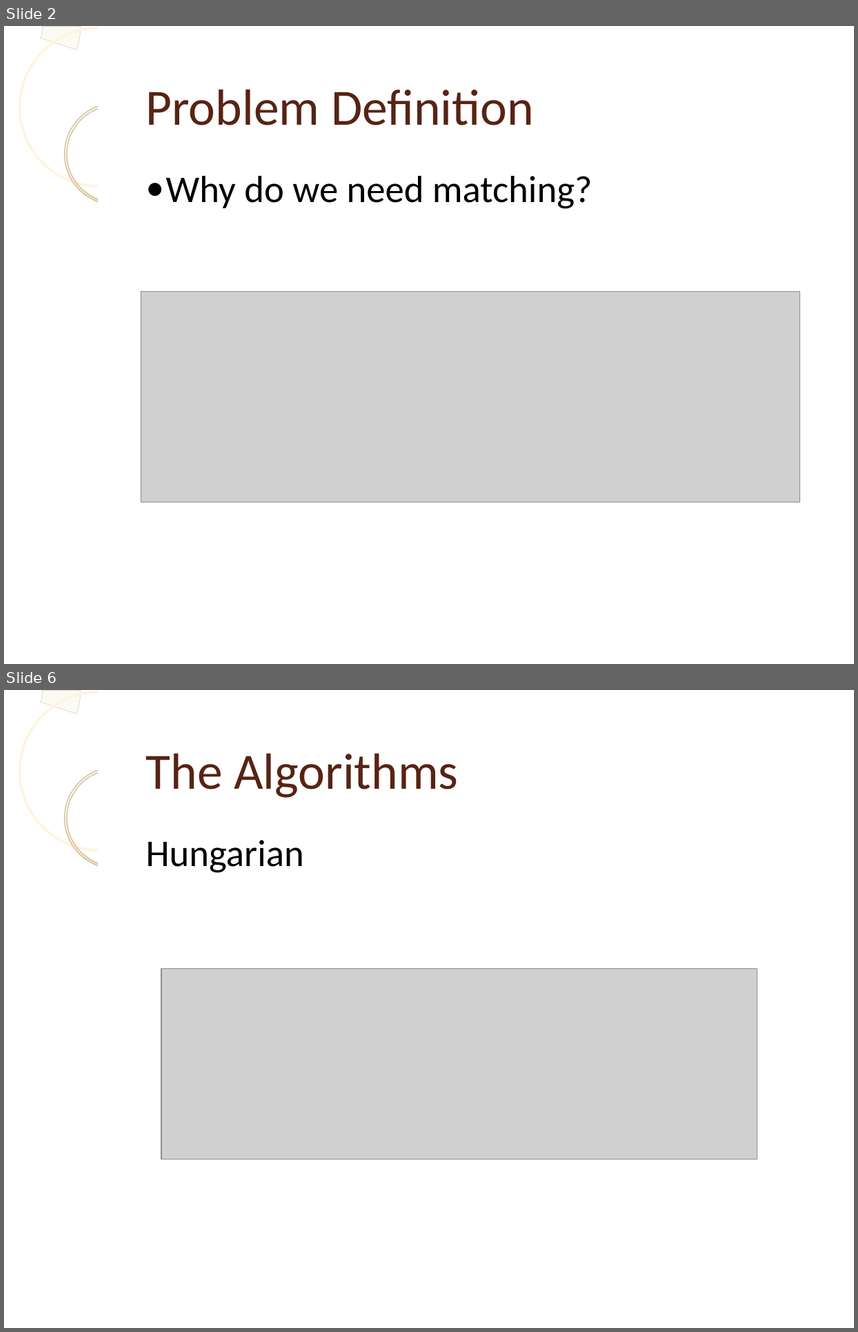
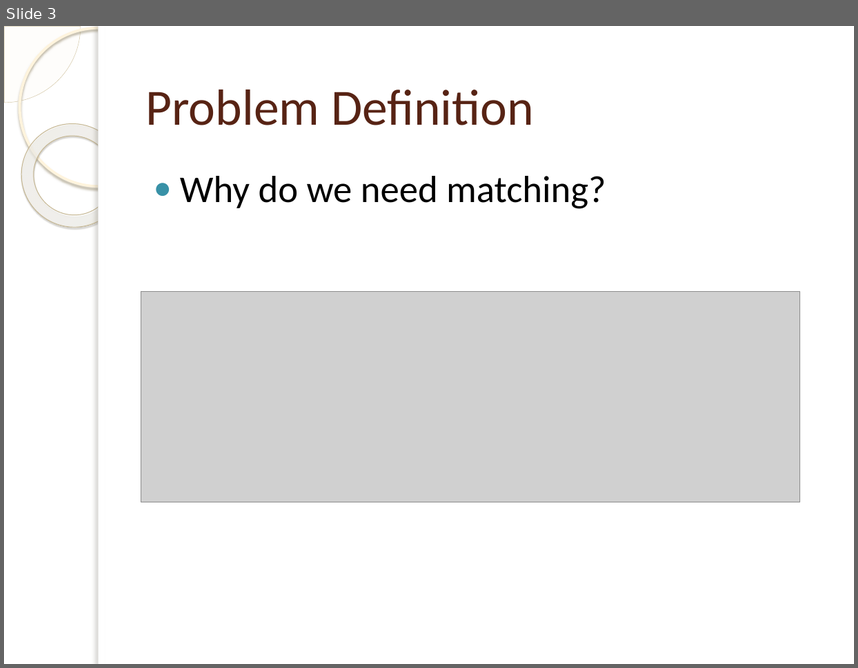
Before and after one commit to laurita/SimilaritySearch-project, a slide deck: presentation/presentation.pptx. Shown one above the other, each under a label of ours: slides 2 and 6 before the commit, slide 3 after it; the slides between them are not shown. The pictures are 858x1332 and 858x668 pixels, drawn with LibreOffice and Linux fonts; fonts in the diff are those of the drawing; grey boxes stand for pictures; background and template pictures are left out. Boxes give left, top, right and bottom in pixels: in the first picture for what was removed or moved away, otherwise in the second. Text is boxed around its words. In the diff, an @@ line names an element or a change of style, - is before the commit and + after.

```diff
--- a/presentation/presentation.pptx
+++ b/presentation/presentation.pptx
@@ slide 6 removed at <box>4,690,854,1328</box>, background picture (left out); not listed: 5 template elements that a slide beside it also shows @@
@@ text removed at <box>146,753,458,798</box> @@
-The Algorithms
@@ text removed at <box>146,840,304,873</box> @@
-Hungarian
@@ picture removed at <box>161,969,757,1159</box> @@
@@ what was slide 2 is now slide 3 @@
@@ slide 3 changed as well @@
@@ arch (boxed as its full ring) removed at <box>4,26,81,103</box> @@
@@ pie slice (boxed as its full ellipse) added at <box>4,26,81,103</box>, fill #FEFAF4 at 33% opacity, outline #D3C39F 0.25 pt @@
@@ ellipse at <box>19,27,177,186</box>: outline #FFF4DD 2.15 pt to #FFF5DE 2.15 pt; shadow on @@
@@ rectangle at <box>99,26,105,664</box>: shadow on @@
@@ donut at <box>4,103,146,248</box>: fill gradient #FEFAF6 to #EED18E to gradient #FFFCF6 to #FFFEFB to #F0D28E; outline #C6B792 0.57 pt to #C7B893 0.58 pt; shadow on; proportions changed; rotation 0 to 38 degrees @@
@@ text "Why do we need matching?" at <box>180,176,606,209</box>: indent changed; more space between paragraphs @@
```
Also in this commit, not shown: 8 other slides changed, 4 slides added, 2 other slides removed, 10 other files.
